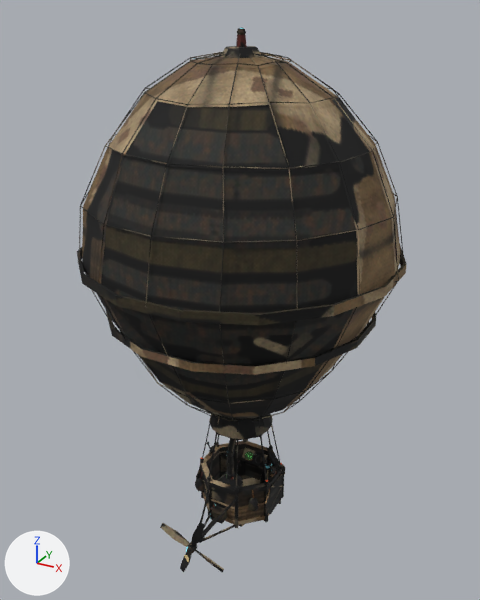
The FBX model Content/Assets/Balloon/SK_Balloon.fbx, before and after one commit.
Rendered twice from a 50 mm lens placed at (6.61, -12.08, 11.67), pointed at (-0.06, 0.05, 5.6). Arrows for +X, +Y and +Z are at lower left; the lights stay in place. The older version comes first. Vertices at exactly the same position are counted once.

The first picture shows 'SK_Balloon'.
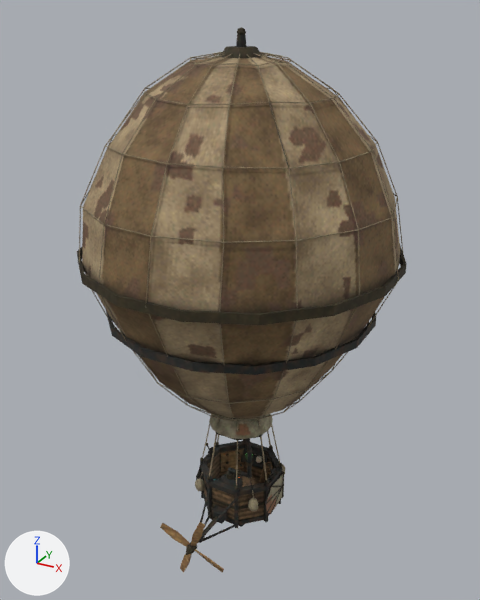
Boxes (x1, y1, x2, y2) around the edits, measured in the pictures (480 x 600 px):
part 1 of me_sk_balloon, deleted
    before: (209, 438, 275, 474)
part 2 of me_sk_balloon, built on
    before: (206, 442, 277, 478)
    after: (206, 439, 276, 488)
part 3 of me_sk_balloon, surface changed (black to brown)
    both: (77, 27, 407, 572)

The edits, one by one:
me_sk_balloon is used by ob_sk_balloon; location (0.0, 0.0, 0.0).
me_sk_balloon had 5182 vertices, 4714 faces and spanned x -3.46..3.5, y -3.47..3.46, z -0.51..11.33.
me_sk_balloon now has 6990 vertices, 6054 faces and spans x -3.46..3.5, y -3.47..3.46, z -0.51..11.33.
me_sk_balloon part 1: 19 loose pieces with 284 vertices, spanning x -0.92..0.92, y -0.65..0.17, z 0.3..3.37, are deleted.
me_sk_balloon part 2: 76 vertices moved from x -0.93..0.93, y -0.17..-0.09, z 1.47..1.55 to x -0.93..0.93, y -0.22..-0.14, z 1.47..1.55; 140 vertices removed from x -0.93..0.93, y -0.62..0.17, z 0.07..1.8; 2148 vertices added at x -0.93..0.93, y -0.66..0.12, z 0.07..3.04.
me_sk_balloon part 3: 4386 kept faces spanning x -3.46..3.5, y -3.47..3.46, z -0.51..11.33 get new texture (UV) coordinates.
Other edits to the shape of me_sk_balloon do not show in these pictures.
